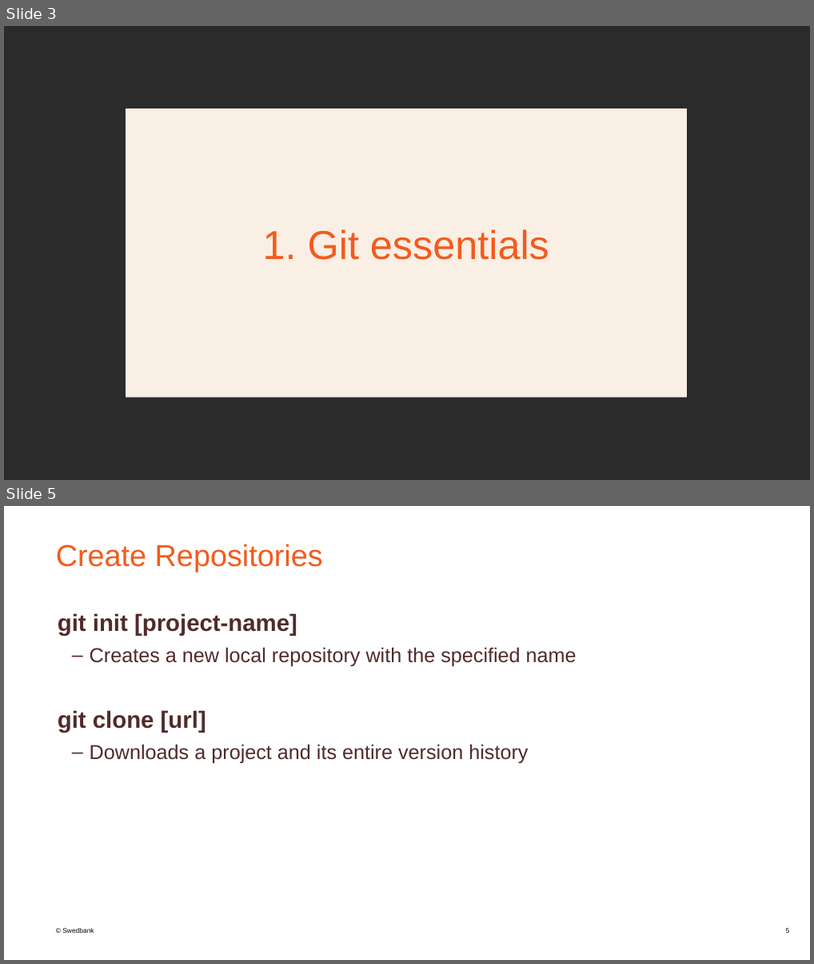
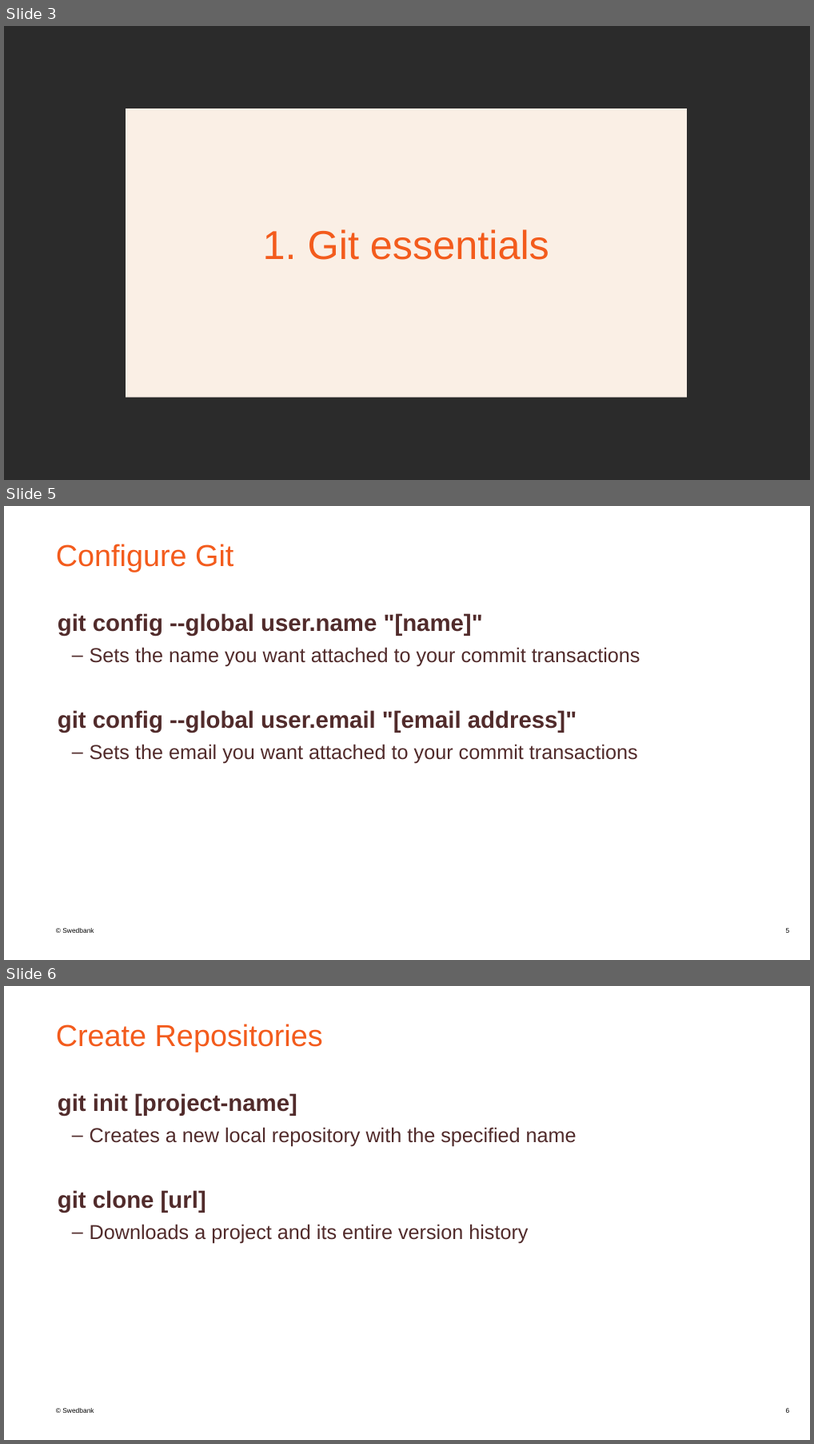
Before and after one commit to JurgisSi/git-slides, a slide deck: GIT.pptx. Shown one above the other, each under a label of ours: slides 3 and 5 before the commit, slides 3, 5 and 6 after it; the slides between them are not shown. The pictures are 814x964 and 814x1444 pixels, drawn with LibreOffice and Linux fonts; fonts in the diff are those of the drawing; background and template pictures are left out; a plain dark background stands for a picture behind light text. Boxes give left, top, right and bottom in pixels: in the first picture for what was removed or moved away, otherwise in the second. Text is boxed around its words. In the diff, an @@ line names an element or a change of style, - is before the commit and + after.

```diff
--- a/GIT.pptx
+++ b/GIT.pptx
@@ slide 5 added at [4,506,810,960], background #FFFFFF; not listed: 1 template element that a slide beside it also shows @@
@@ title added at [56,544,234,572], 36 pt, text #F35B1C @@
+Configure Git
@@ text added at [58,613,641,764], 24 pt, text #512B2B @@
+git config --global user.name "[name]"
+  – Sets the name you want attached to your commit transactions
+git config --global user.email "[email address]"
+  – Sets the email you want attached to your commit transactions
@@ page number added at [786,928,790,932], 8 pt, text #000000 @@
+5
@@ what was slide 5 is now slide 6 @@
```
Also in this commit, not shown: 6 slides changed, 1 other slide added, 1 other file.
